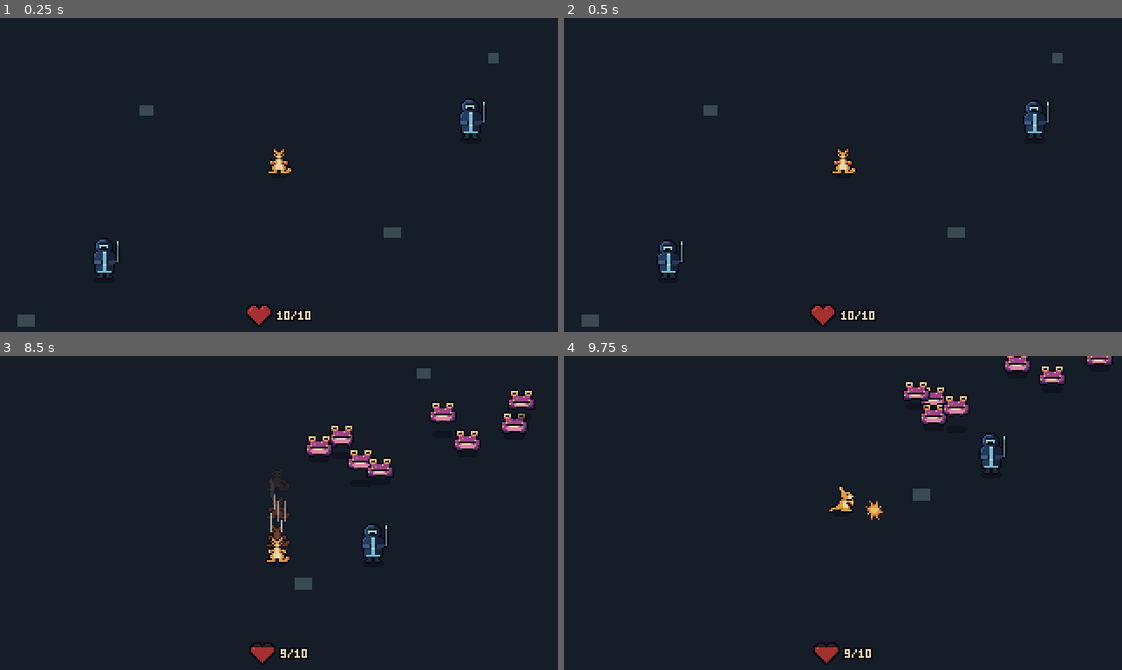
Above: before the commit, frames 1-4 (two rows, left to right).
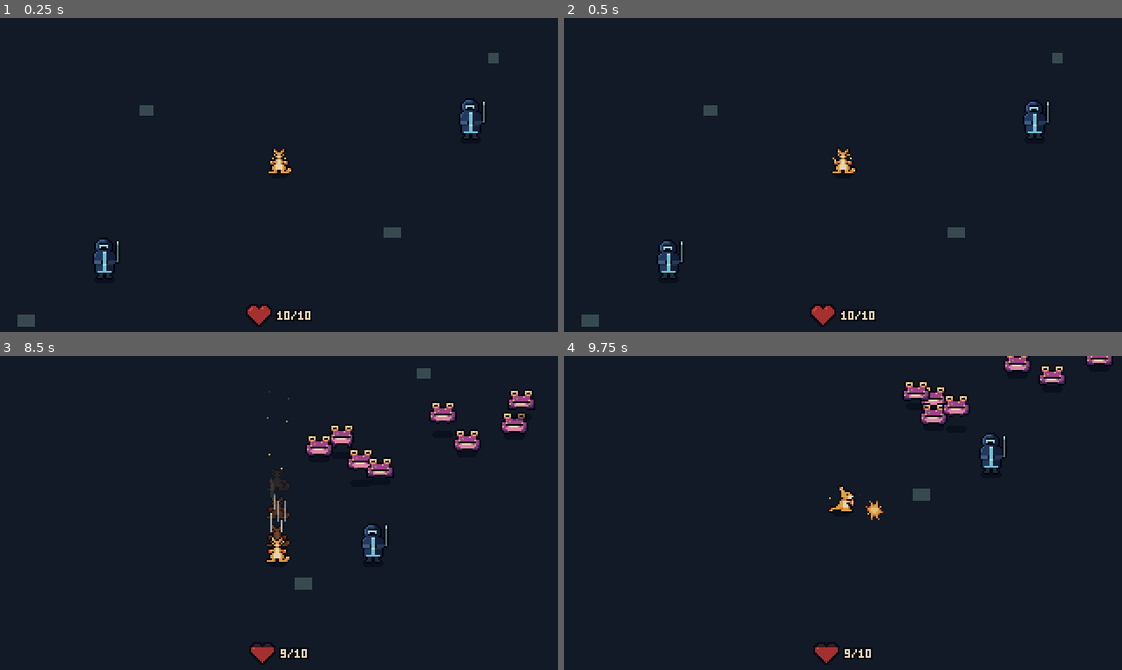
Above: after the commit, the same moments.

Repository: qmkDuran/my-own-art
Game: Godot game, scene res://scenes/main/main.tscn
Same seed, same stepped clock (60 frames per second), same inputs: the game is played once before the commit and once after it.
Inputs (mouse positions are in pixels of both pictures, inside the frame that each line leads up to):
- Up to frame 1 (0.25 s): no input
- Up to frame 2 (0.5 s): no input
- Up to frame 3 (8.5 s): move the mouse to (401, 497) at 0.52 s; hold D (move_right) 0.53-1.25 s; hold Right mouse button (attack) 0.53-1.25 s; click (401, 497) at 0.67 s; drag from (167, 528) to (251, 575) at 1.27 s; move the mouse to (334, 443) at 2.02 s; press the mouse at (334, 443) at 2.03 s; hold D (move_right) 2.03-2.75 s; release the mouse at (334, 443) at 2.75 s; drag from (251, 575) to (111, 465) at 2.77 s; move the mouse to (446, 560) at 3.52 s; hold A (move_left) 3.53-4.25 s; tap Space (dodge) at 3.6, 8.1 s; drag from (111, 465) to (195, 434) at 4.27 s; move the mouse to (306, 513) at 5.02 s; hold S (move_down) 5.03-5.75 s; hold Right mouse button (attack) 5.03-5.75 s; click (306, 513) at 5.17 s; drag from (195, 434) to (167, 528) at 5.77 s; move the mouse to (401, 497) at 6.52 s; press the mouse at (401, 497) at 6.53 s; hold W (move_up) 6.53-7.25 s; release the mouse at (401, 497) at 7.25 s; drag from (167, 528) to (251, 575) at 7.27 s; move the mouse to (334, 443) at 8.02 s; hold S (move_down) from 8.03 s (still down)
- Up to frame 4 (9.75 s): release S (move_down) at 8.75 s; drag from (815, 575) to (675, 465) at 8.77 s; move the mouse to (1010, 560) at 9.52 s; hold W (move_up) from 9.53 s (still down); hold Right mouse button (attack) from 9.53 s (still down); click (1010, 560) at 9.67 s

The runs differ from the first frame. In frame 1, less than 0.1% of the frame differs, in the area x 48-52%, y 44-47%; in frame 2, less than 0.1%; in frame 3, less than 0.1%, in the area x 47-52%, y 11-65%; in frame 4, less than 0.1%.

Commit message:
Emberoo: steady flames with embers rising from his fists; soft glow
- Removed the red/yellow flicker from every Emberoo sheet (pixels that
  only swapped colours between frames now keep the first frame's colour).
- FistEmbers: a few sparks drift up from each visible fist, following
  his facing and rising with him when he leaps.
- The game level gets a subtle 2D glow so bright fire pixels bloom.

Checked in Godot 4.7.2 and recorded a short clip.

Co-Authored-By: Claude Opus 5.5 <noreply@anthropic.com>
Claude-Session: https://claude.ai/code/session_01YABBJVPWvaqtn34m5VQVCp

Diff:
--- a/scenes/creatures/emberoo/emberoo.tscn
+++ b/scenes/creatures/emberoo/emberoo.tscn
@@ -14,6 +14,7 @@
 [ext_resource type="Script" path="res://scripts/components/health.gd" id="12_health"]
 [ext_resource type="Script" path="res://scripts/effects/hit_flash.gd" id="13_flash"]
 [ext_resource type="PackedScene" path="res://scenes/effects/shockwave.tscn" id="14_marker"]
+[ext_resource type="Script" path="res://scripts/effects/fist_embers.gd" id="15_embers"]
 
 [sub_resource type="CircleShape2D" id="CircleShape2D_body"]
 radius = 5.0
@@ -82,3 +83,7 @@
 [node name="HitFlash" type="Node" parent="." node_paths=PackedStringArray("sprite")]
 script = ExtResource("13_flash")
 sprite = NodePath("../Sprite")
+
+[node name="FistEmbers" type="Node2D" parent="."]
+z_index = 1
+script = ExtResource("15_embers")
--- a/scenes/main/main.tscn
+++ b/scenes/main/main.tscn
@@ -1,10 +1,21 @@
-[gd_scene load_steps=4 format=3]
+[gd_scene load_steps=5 format=3]
 
 [ext_resource type="PackedScene" path="res://scenes/creatures/emberoo/emberoo.tscn" id="1_emberoo"]
 [ext_resource type="PackedScene" path="res://scenes/enemies/handler/handler.tscn" id="3_handler"]
 [ext_resource type="PackedScene" path="res://scenes/ui/hud.tscn" id="4_hud"]
 
+[sub_resource type="Environment" id="Environment_glow"]
+background_mode = 3
+glow_enabled = true
+glow_intensity = 0.6
+glow_bloom = 0.0
+glow_blend_mode = 0
+glow_hdr_threshold = 0.85
+
 [node name="Main" type="Node2D"]
+
+[node name="WorldEnvironment" type="WorldEnvironment" parent="."]
+environment = SubResource("Environment_glow")
 
 [node name="Ground" type="ColorRect" parent="."]
 offset_left = -400.0
--- a/scripts/animation/creature_animator.gd
+++ b/scripts/animation/creature_animator.gd
@@ -93,6 +93,11 @@
 	_update_blink_timers(delta)
 
 
+## The view (e.g. "front", "side") that matches the given facing.
+func view_for(facing: Facing) -> String:
+	return VIEW_FOR_DIRECTION[facing.direction]
+
+
 func show_animation(action: String, facing: Facing) -> void:
 	if action == "idle" and _is_blinking():
 		action = "blink"
--- a/scripts/creatures/creature.gd
+++ b/scripts/creatures/creature.gd
@@ -13,6 +13,7 @@
 ##   SpeedLines      -> anime-style lines behind a dodge
 ##   Health          -> how much damage it can take (dodging makes it invulnerable)
 ##   HitFlash        -> flashes white when hit
+##   FistEmbers      -> sparks rising from the fists
 ##   Sprite          -> what to show
 
 ## Below this speed (pixels per second) the creature counts as standing still.
@@ -51,6 +52,7 @@
 @onready var health: Health = $Health
 @onready var hit_flash: HitFlash = $HitFlash
 @onready var animator: CreatureAnimator = $Sprite
+@onready var fist_embers: FistEmbers = $FistEmbers
 
 
 func _ready() -> void:
@@ -72,6 +74,7 @@
 	facing.look_toward(move_direction)
 	animator.show_animation(_current_action(), facing)
 	animator.lift(dodge.current_height())
+	fist_embers.follow(animator.view_for(facing), animator.flip_h, animator.position)
 
 
 # --- Mouse orders (click to move / click to attack) -----------------------
--- /dev/null
+++ b/scripts/effects/fist_embers.gd
@@ -0,0 +1,62 @@
+class_name FistEmbers
+extends Node2D
+## Tiny sparks drifting up from Emberoo's fists, so his fire feels alive without blinking.
+##
+## The fists sit in different places in each view, so the two emitters move to match
+## whichever way he's facing (and rise with him when he leaps).
+
+## Where each fist is, relative to the sprite's centre, in each view (facing right).
+## A missing second fist means it's hidden behind the body in that view.
+const FIST_SPOTS := {
+	"front": [Vector2(-5, 1), Vector2(4, 1)],
+	"frontdiag": [Vector2(5, 1), Vector2(-3, 1)],
+	"side": [Vector2(6, 2)],
+	"backdiag": [Vector2(5, 1), Vector2(-3, 1)],
+	"back": [Vector2(-5, 1), Vector2(4, 1)],
+}
+
+@export var sparks_per_fist: int = 4
+@export var spark_lifetime: float = 0.7
+@export var colors: Array[Color] = [Color(1.0, 0.92, 0.6), Color(0.871, 0.62, 0.255), Color(0.812, 0.341, 0.235)]
+
+var _emitters: Array[CPUParticles2D] = []
+
+
+func _ready() -> void:
+	for fist in 2:
+		var emitter := _make_emitter()
+		add_child(emitter)
+		_emitters.append(emitter)
+
+
+## Call every frame with the view being shown, whether it's flipped, and the sprite's position.
+func follow(view: String, is_flipped: bool, sprite_position: Vector2) -> void:
+	var spots: Array = FIST_SPOTS.get(view, FIST_SPOTS["front"])
+	for index in _emitters.size():
+		var emitter := _emitters[index]
+		var has_fist := index < spots.size()
+		emitter.emitting = has_fist
+		if has_fist:
+			var spot: Vector2 = spots[index]
+			if is_flipped:
+				spot.x = -spot.x
+			emitter.position = sprite_position + spot
+
+
+func _make_emitter() -> CPUParticles2D:
+	var emitter := CPUParticles2D.new()
+	emitter.amount = sparks_per_fist
+	emitter.lifetime = spark_lifetime
+	emitter.local_coords = false  # sparks stay behind as Emberoo moves
+	emitter.direction = Vector2.UP
+	emitter.spread = 35.0
+	emitter.initial_velocity_min = 6.0
+	emitter.initial_velocity_max = 14.0
+	emitter.gravity = Vector2(0, -12)
+	emitter.emission_shape = CPUParticles2D.EMISSION_SHAPE_SPHERE
+	emitter.emission_sphere_radius = 1.0
+	var ramp := Gradient.new()
+	ramp.colors = PackedColorArray([colors[0], colors[1], Color(colors[2], 0.0)])
+	ramp.offsets = PackedFloat32Array([0.0, 0.45, 1.0])
+	emitter.color_ramp = ramp
+	return emitter
Binary file changed: art/emberoo/emberoo_back_dodge_sheet.png
Binary file changed: art/emberoo/emberoo_back_hop_sheet.png
Binary file changed: art/emberoo/emberoo_back_idle_sheet.png
Binary file changed: art/emberoo/emberoo_back_jab2_sheet.png
Binary file changed: art/emberoo/emberoo_back_jab_sheet.png
Binary file changed: art/emberoo/emberoo_backdiag_blink_sheet.png
Binary file changed: art/emberoo/emberoo_backdiag_dodge_sheet.png
Binary file changed: art/emberoo/emberoo_backdiag_hop_sheet.png
Binary file changed: art/emberoo/emberoo_backdiag_idle_sheet.png
Binary file changed: art/emberoo/emberoo_backdiag_jab2_sheet.png
Binary file changed: art/emberoo/emberoo_backdiag_jab_sheet.png
Binary file changed: art/emberoo/emberoo_front_blink_sheet.png
(and 19 more such lines)
